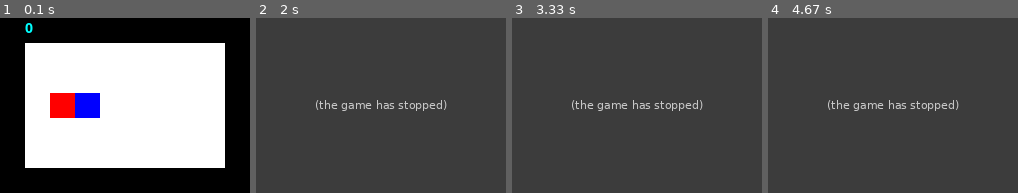
Above: before the commit, frames 1-4 (left to right).
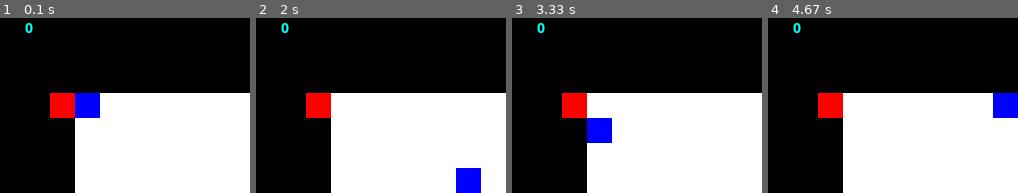
Above: after the commit, the same moments.

Repository: DrStriky/Snake
Game: pygame game, started from main.py
The game is run twice, just before and just after one commit, with the same random seed, the same clock (stepped at 60 frames per second) and the same inputs.
Inputs:
- Up to frame 1 (0.1 s): no input
- Up to frame 2 (2 s): hold Right 0.33-0.8 s; hold Down 1.3-1.8 s; hold Left from 1.83 s (still down)
- Up to frame 3 (3.33 s): release Left at 2.37 s; hold Up from 2.98 s (still down)
- Up to frame 4 (4.67 s): release Up at 3.53 s; hold Right 3.57-4.12 s

The runs differ from the first frame. In frame 1, 44% of the frame differs, in the area x 10-100%, y 14-100%; in frame 2, 100%, in the area x 0-100%, y 0-100%; in frame 3, 100%; in frame 4, 100%.
Before the commit the program exited at 1.8 s; later frames show no game.

Commit message:
improved snake ai
cleanup rest of the game
fixed no display mode

Diff:
--- a/board.py
+++ b/board.py
@@ -11,7 +11,8 @@
     """
 
     def __init__(self, board_matrix: np.ndarray):
-        self.board_matrix = board_matrix
+        self.board_matrix = np.ones((board_matrix.shape[0]+4, board_matrix.shape[1]+4), dtype=int)
+        self.board_matrix[2:-2, 2:-2] = board_matrix
 
     def check_border_collision(self, new_head: Tuple[int, int]) -> bool:
         """
@@ -26,3 +27,10 @@
                 return True
             else:
                 return False
+
+    # old and unused but maybe useful in the future
+    @staticmethod
+    def edge_mask(x: np.ndarray):
+        mask = np.ones(x.shape, dtype=bool)
+        mask[x.ndim * (slice(2, -2),)] = False
+        return mask
--- a/game.py
+++ b/game.py
@@ -23,13 +23,33 @@
     :ivar food: instance of the food
     """
 
-    def __init__(self, board_dim: np.ndarray, snake_start: Tuple[int, int], food_start: Tuple[int, int], random_seed: int):
+    def __init__(self, board_dim: np.ndarray, snake_start: Tuple[int, int] = None, food_start: Tuple[int, int] = None, random_seed: int = 42):
         self.game_score = 0
+        self.random = random.Random(random_seed)
         self.board = Board(board_dim)
-        self.snake = Snake([snake_start])
-        self.food = Apple(food_start)
 
-        self.random = random.Random(random_seed)
+        if snake_start is None:
+            self.snake = Snake([self.seed_element()])
+        else:
+            self.snake = Snake([snake_start])
+
+        if food_start is None:
+            self.food = Apple(self.seed_element())
+        else:
+            self.food = Apple(food_start)
+
+    def seed_element(self) -> Tuple[int, int]:
+        valid_fields = [tuple(coord) for coord in np.argwhere(self.board.board_matrix == 0).tolist()]
+
+        occupied_fields = []
+        if hasattr(self, 'snake'):
+            occupied_fields = occupied_fields+self.snake.body
+        if hasattr(self, 'food'):
+            occupied_fields = occupied_fields + [self.food.position]
+
+        free_fields = [item for item in valid_fields if item not in occupied_fields]
+
+        return self.random.choice(free_fields)
 
     def run_game(self, interaction_handler: InteractionHandler) -> None:
         """
@@ -62,8 +82,7 @@
 
             if eaten:
                 self.game_score += self.food.score
-                valid_fields = [tuple(coord) for coord in np.argwhere(occupying_matrix == interaction_handler.get_encoding_dict()['valid']).tolist()]
-                self.food = Apple(self.random.choice(valid_fields))
+                self.food = Apple(self.seed_element())
                 occupying_matrix = self.get_occupying_matrix(interaction_handler)
                 eaten = False
             else:
--- a/main_with_AI.py
+++ b/main_with_AI.py
@@ -1,4 +1,4 @@
-import random
+import time
 
 import numpy as np
 import pygame
@@ -7,52 +7,39 @@
 from pytorch_interactions import PyGamePyTorchInteractionHandler
 from pytorch_player import PyTorchPlayer
 
-
-def edge_mask(x: np.ndarray):
-    mask = np.ones(x.shape, dtype=bool)
-    mask[x.ndim * (slice(1, -1),)] = False
-    return mask
+block_size = 25
 
 
 def main():
     # Define board
-    width = 15
-    height = 10
-    block_size = 25
-
-    dummy = np.zeros((height+2, width+2), dtype=int)
-    dummy[edge_mask(dummy)] = 1
+    width = 25
+    height = 20
+    board = np.zeros((height+2, width+2), dtype=int)
 
     # init pygame display
     pygame.init()
     pygame.font.init()
-    pygame.display.set_caption('Snake  (By Jonathan & Florian)')
-    display = pygame.display.set_mode([dummy.shape[1]*block_size, dummy.shape[0]*block_size])
+    pygame.display.set_caption('Snake AI (By Jonathan & Florian)')
 
     # set up player
     ai_player = PyTorchPlayer()
-    interacter = PyGamePyTorchInteractionHandler(player=ai_player, display=display, block_length=block_size,
-                                                 ticks_per_second=2000)
-    ai_player.encoding = interacter.get_encoding_dict()
 
     total_score = 0
     record = 0
     while True:
-        # initialise game ...... should be done in ini of game
-        snake_start_pos = (3, 3)
-        valid_pos = [tuple(coord) for coord in np.argwhere(dummy == 0).tolist()]
-        valid_pos.remove(snake_start_pos)
-        food_start_pos = valid_pos[random.randint(0, len(valid_pos) - 1)]
-
-        game = Game(dummy, snake_start_pos, food_start_pos, 42)
-        ai_player.counter_move = 0
+        game = Game(board_dim=board, random_seed=time.time_ns())
+        #display = pygame.display.set_mode([game.board.board_matrix.shape[1] * block_size, game.board.board_matrix.shape[0] * block_size])
+        #interacter = PyGamePyTorchInteractionHandler(player=ai_player, display=display, block_length=block_size, ticks_per_second=100)
+        interacter = PyGamePyTorchInteractionHandler(player=ai_player)
+        ai_player.encoding = interacter.get_encoding_dict()
+        ai_player.new_round()
         game.run_game(interacter)
+        ai_player.closing_action(game.game_score)
 
         total_score += game.game_score
-        ai_player.closing_action()
-        print('Game:', ai_player.counter_games, '\tScore:', game.game_score,  '\tTurns:', ai_player.counter_move)
         if game.game_score > record:
             record = game.game_score
+        print('Game:', ai_player.counter_games, '\tScore:', game.game_score, '\tTurns:', ai_player.counter_move)
         print('Record:\t\t\t', record)
 
 
--- a/pytorch_interactions.py
+++ b/pytorch_interactions.py
@@ -55,8 +55,12 @@
         self.block_length = None
         self.show_game = False
 
-        self.set_display(display, block_length)
-        self.set_ticks_per_second(ticks_per_second)
+        if display is None:
+            self.show_game = False
+        else:
+            self.show_game = True
+            self.set_display(display, block_length)
+            self.set_ticks_per_second(ticks_per_second)
 
         if formatting_file is not None:
             # ToDo: Load format from formatting file
@@ -99,16 +103,11 @@
         :param ticks_per_second:
         """
         if ticks_per_second is not None:
-            if self.display is None:
-                raise ConfigurationError('No display available to show the game.')
-            else:
-                self.ticks_per_second = ticks_per_second
-                self.clock = pygame.time.Clock()
-                self.show_game = True
+            self.ticks_per_second = ticks_per_second
+            self.clock = pygame.time.Clock()
         else:
             self.ticks_per_second = None
             self.clock = None
-            self.show_game = False
 
     def get_encoding_dict(self) -> BoardEncodingDict:
         """Returns the encoding for different board elements."""
@@ -132,7 +131,8 @@
 
             self.display.blit(self.font.render(f'{current_score}', True, (0, 255, 255)),  (25, 0))
             pygame.display.update()
-            self.clock.tick(self.ticks_per_second)
+            if self.clock is not None:
+                self.clock.tick(self.ticks_per_second)
 
             for event in pygame.event.get():
                 # ToDo: remove this crap that is caused by fucking OS X/PyGame Interaction Error
--- a/pytorch_player.py
+++ b/pytorch_player.py
@@ -2,7 +2,9 @@
 from collections import deque
 from typing import Tuple, List
 
+import matplotlib.pyplot as plt
 import numpy as np
+import pandas as pd
 import torch
 import torch.nn as nn
 import torch.optim as optim
@@ -28,6 +30,15 @@
         self.previous_status = None
         self.new_status = None
         self.encoding = None
+
+        self.history = pd.DataFrame(columns=['score', 'moves'])
+        self.plot = dict()
+        self.plot['figure'], self.plot['ax'] = plt.subplots()
+        self.plot['lines'], = self.plot['ax'].plot([], [], 'o')
+        # Autoscale on unknown axis and known lims on the other
+        self.plot['ax'].set_autoscaley_on(True)
+        # Other stuff
+        self.plot['ax'].grid()
 
     def push_board_status(self, occupation_matrix: np.array, moving_direction: Tuple[int, int],
                           score: int, food_score: int) -> None:
@@ -43,6 +54,12 @@
         self.get_state_vector()
 
     def get_response(self) -> Tuple[int, int]:
+        """
+        predict response and map it to actual movement
+        get reward
+        train shor term memory and fill memeory of round
+
+        """
         self.new_status['prediction'] = self.predict_action()
 
         if self.new_status['prediction'][0] == 1:  # up
@@ -69,26 +86,55 @@
 
         return self.new_status['move']
 
-    def closing_action(self):
+    def new_round(self) -> None:
+        """"At the beginning of a new round set move counter to zero"""
+        self.counter_move = 0
+
+    def closing_action(self, score: int) -> None:
+        """
+        perform all closing actions:
+        last short term memory action
+        train on round replay from memory
+
+        plot data
+
+        :param score:
+        :return:
+        """
         # One game is over, train on the memory
         self.get_state_vector()
 
-        reward = -10
+        reward = -30
 
         self.train_short_memory(self.previous_status['predictor_vector'], self.previous_status['prediction'], reward, self.new_status['predictor_vector'], True)
         self.remember(self.previous_status['predictor_vector'], self.previous_status['prediction'], reward, self.new_status['predictor_vector'], True)
         self.train_long_memory(self.memory)
 
+        self.history.loc[self.counter_games] = [score, self.counter_move]
+        # Update data plot data
+        self.plot['lines'].set_xdata(self.history.index)
+        self.plot['lines'].set_ydata(self.history['score'])
+        # Need both of these in order to rescale
+        self.plot['ax'].relim()
+        self.plot['ax'].autoscale_view()
+        # We need to draw *and* flush
+        self.plot['figure'].show()
+        self.plot['figure'].canvas.flush_events()
+
     def get_state_vector(self) -> None:
+        """
+        set predictor vector
+        :return:
+        """
         predictor_vector = []
         head = np.asarray(np.where(self.new_status['matrix'] == self.encoding['head'])).flatten()
         food = np.asarray(np.where(self.new_status['matrix'] == self.encoding['food'])).flatten()
 
         # Check if directions are free
-        predictor_vector.append(False if self.new_status['matrix'][head[0]-1, head[1]+0] == self.encoding['valid'] else True)  # up
-        predictor_vector.append(False if self.new_status['matrix'][head[0]+0, head[1]-1] == self.encoding['valid'] else True)  # left
-        predictor_vector.append(False if self.new_status['matrix'][head[0]+1, head[1]+0] == self.encoding['valid'] else True)  # down
-        predictor_vector.append(False if self.new_status['matrix'][head[0]+0, head[1]+1] == self.encoding['valid'] else True)  # right
+        predictor_vector.append(False if self.new_status['matrix'][head[0]-1, head[1]+0] in (self.encoding['valid'], self.encoding['food']) else True)  # up
+        predictor_vector.append(False if self.new_status['matrix'][head[0]+0, head[1]-1] in (self.encoding['valid'], self.encoding['food']) else True)  # left
+        predictor_vector.append(False if self.new_status['matrix'][head[0]+1, head[1]+0] in (self.encoding['valid'], self.encoding['food']) else True)  # down
+        predictor_vector.append(False if self.new_status['matrix'][head[0]+0, head[1]+1] in (self.encoding['valid'], self.encoding['food']) else True)  # right
 
         # Which direction are we running?
         predictor_vector.append(True if self.new_status['moving_direction'] == (-1, 0) else False)  # up
